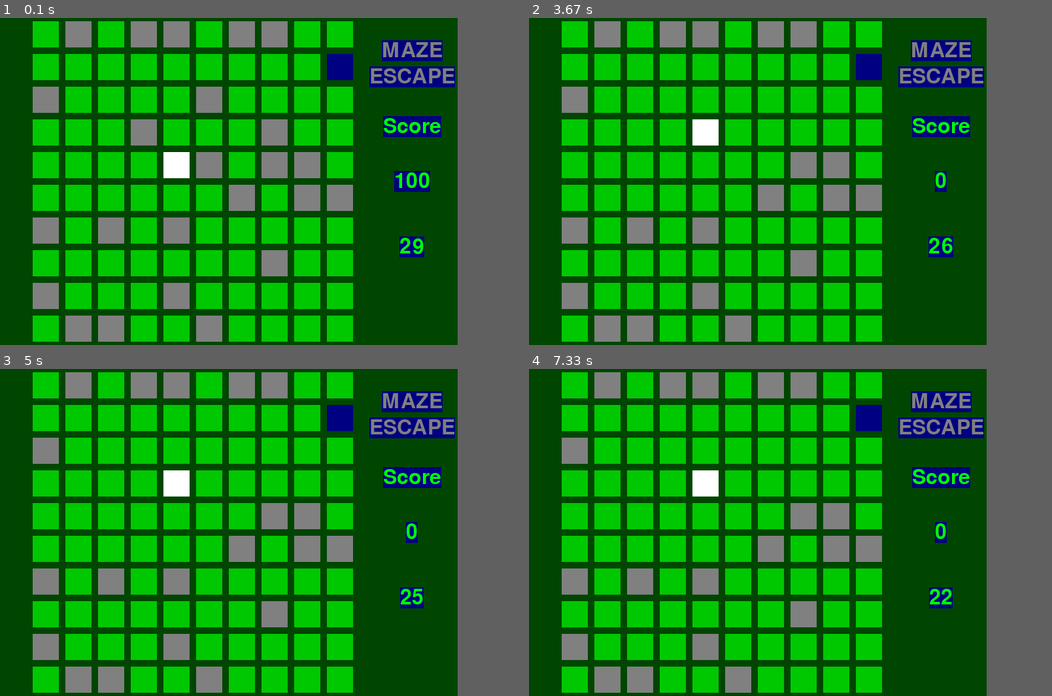
Above: before the commit, frames 1-4 (two rows, left to right).
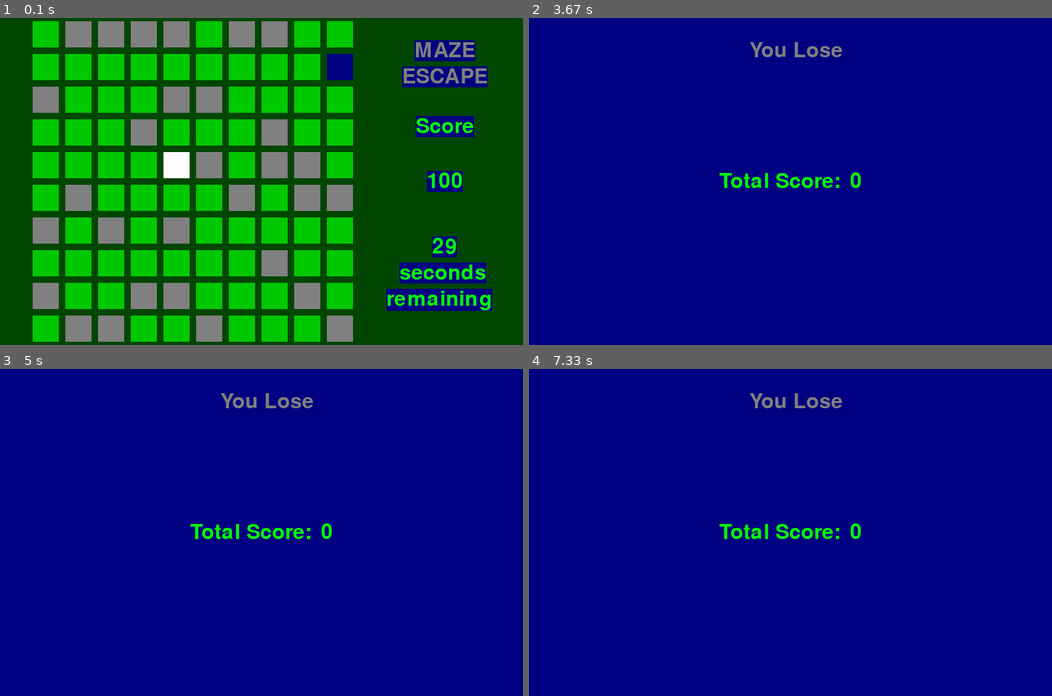
Above: after the commit, the same moments.

Repository: Jarrett-Tranel/CUWHackathon2020
Game: pygame game, started from CUWHackathon2020.py
Two runs of this game, one before a commit and one after it. Both use one fixed random seed, a clock stepped at 60 frames per second and the inputs below.
Inputs:
- Up to frame 1 (0.1 s): no input
- Up to frame 2 (3.67 s): tap Space at 0.33, 1.23, 1.57, 1.87, 2.07, 2.37, 2.63, 2.97, 3.27, 3.4 s; hold Right 0.67-1.13 s; hold Up 1.17-1.47 s; hold Right 1.5-1.97 s; hold Left 2-2.53 s; hold Down 2.57-2.87 s; hold Left 2.9-3.3 s; hold Up from 3.33 s (still down)
- Up to frame 3 (5 s): release Up at 3.7 s
- Up to frame 4 (7.33 s): no input
The window is 700x500 before the commit and 800x500 after it. Grey fills any space a smaller window leaves; there, only what the larger window draws over its background counts as a difference.

The runs differ from the first frame. In frame 1, 9.3% of the frame differs, in the area x 12-95%, y 1-99%; in frame 2, 85%; in frame 3, 85%, in the area x 0-88%, y 0-100%; in frame 4, 85%.

Commit message:
PolishedABit

Diff:
--- a/CUWHackathon2020.py
+++ b/CUWHackathon2020.py
@@ -43,7 +43,7 @@
 #rocks
 for i in range(0, 10):
      for j in range(0, 10):
-        ranNum = random.randint(0, 3)
+        ranNum = random.randint(0, 2)
         if ranNum == 0:
             twoDArray[i][j] = 1
 
@@ -66,7 +66,7 @@
 tempplayerlocation = [4,4]
 
 
-X = 700
+X = 800
 Y = 500
 size = [X, Y]
 
@@ -82,6 +82,7 @@
 text = font.render('Score', True, scoreTextgreen, scoreTextblue)
 #scoreNumber = font.render(str(score),True,scoreTextgreen,scoreTextblue)
 winText = font.render("You Win" , True, GREY, scoreTextblue)
+loseText = font.render("You Lose", True, GREY, scoreTextblue)
 
 titleRect = titleText.get_rect()
 titleRect2 = titleText2.get_rect()
@@ -90,11 +91,11 @@
 winScreenRect = winText.get_rect()
 
 # set the center of the rectangular object.
-titleRect.center = (X -70, Y -450)
-titleRect2.center = (X -70, Y -410)
-textRect.center = (X -70, Y // 3)
+titleRect.center = (X -120, Y -450)
+titleRect2.center = (X -120, Y -410)
+textRect.center = (X -120, Y // 3)
 #scoreNumberTextRect.center = (X - 70 , Y-250)
-winScreenRect.center = (350,Y - 450)
+winScreenRect.center = (400,Y - 450)
 
 winStatus = False;
 winStatusFlag = False;
@@ -110,6 +111,8 @@
 rect_x = 50
 rect_y = 5
 
+LoseFlag = False
+
 x_speed = 0
 y_speed = 0
 
@@ -161,6 +164,9 @@
                 twoDArray[playerlocation[0] + 1][playerlocation[1]] = 0
                 twoDArray[playerlocation[0] - 1][playerlocation[1]] = 0
                 score = score - 10
+                if (score <= 0):
+                    LoseFlag = True
+                    winStatus = True
             else:
                 ranNum = random.randint(0, 1)
                 if (ranNum == 0):
@@ -197,17 +203,28 @@
     scoreNumber = font.render(str(score),True,scoreTextgreen,scoreTextblue)
     screen.blit(text, textRect)
     scoreNumberTextRect = scoreNumber.get_rect()
-    scoreNumberTextRect.center = (X - 70 , Y-250)
+    scoreNumberTextRect.center = (X - 120 , Y-250)
     screen.blit(scoreNumber, scoreNumberTextRect)
 
     if (winStatus == False):
         seconds = (pygame.time.get_ticks()-start_ticks)/1000
+    if (30 - seconds <= 0):
+        print(str(30-seconds))
+        LoseFlag = True
+        winStatus = True
+
 
     timerNumber = font.render(str(int(30 - seconds)),True,scoreTextgreen,scoreTextblue)
+    timerLabel = font.render(("seconds"), True,scoreTextgreen,scoreTextblue)
+    timerLabel2 = font.render(("remaining"), True,scoreTextgreen,scoreTextblue)
     screen.blit(text, textRect)
     timerNumberTextRect = timerNumber.get_rect()
-    timerNumberTextRect.center = (X - 70 , Y-150)
+    timerNumberTextRect.center = (X - 120 , Y-150)
     screen.blit(timerNumber, timerNumberTextRect)
+    timerNumberTextRect.center = (X - 170 , Y-110)
+    screen.blit(timerLabel, timerNumberTextRect)
+    timerNumberTextRect.center = (X - 190 , Y-70)
+    screen.blit(timerLabel2, timerNumberTextRect)
 
     screen.blit(titleText,titleRect)
     screen.blit(titleText2,titleRect2)
@@ -221,11 +238,16 @@
             winStatusFlag = True
             score = score + int(30-seconds)
         screen.fill(LIGHTBLUE)
-        screen.blit(winText,winScreenRect)
-        scoreNumberTextRect.center = (X - 250 , Y-250)
+        if (LoseFlag == True):
+            score = 0
+            screen.blit(loseText, winScreenRect)
+        else:
+            winScreenRect.center = (400,Y - 450)
+            screen.blit(winText,winScreenRect)
+        scoreNumberTextRect.center = (X - 300 , Y-250)
         screen.blit(scoreNumber, scoreNumberTextRect)
         totalScore = font.render("Total Score:",True,scoreTextgreen,scoreTextblue)
-        scoreNumberTextRect.center = (X - 450 , Y-250)
+        scoreNumberTextRect.center = (X - 500 , Y-250)
         screen.blit(totalScore, scoreNumberTextRect)
 
     pygame.display.update()
